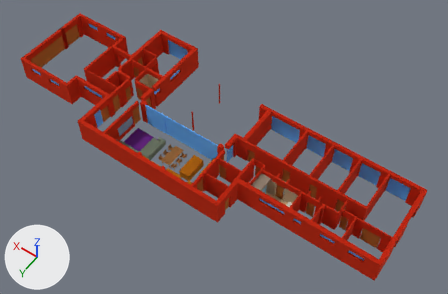
A saved change to the glTF model pr-preview/pr-82/models/ground_floor.glb.
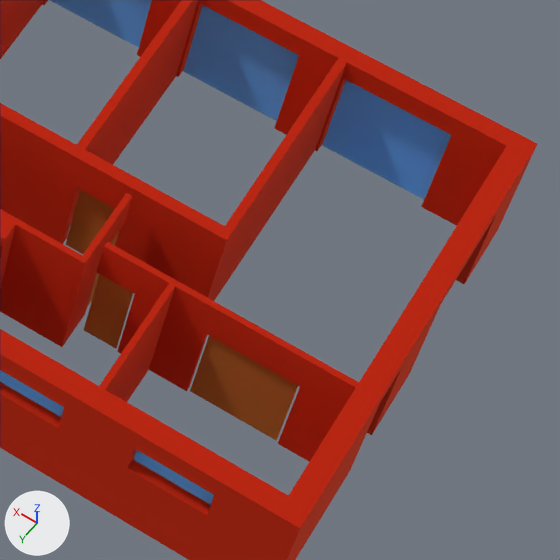
Old and new are each drawn whole from a camera (50 mm lens) standing at (-3.6, 41.4, 52.4) and looking at (20.1, 8.2, 0.3) and again close up on the part from 72% to 96% of the width and 55% to 92% of the height. Every picture has the same lights, and +X, +Y and +Z are marked at lower left. The last two pictures show the newer version. Where no turn or scale is listed for an object, it has been applied to the vertices.

The older version as bpy lines, for what is in view:
```python
me_door_007 = bpy.data.meshes.new('door.007')
me_door_007.from_pydata(...)  # a box spanning x 0.0..1.8, y 0.0..0.04, z 0.0..2.09
me_door_007.materials.append(mat_mat_2)  # orange #d28c46
me_glazing_011 = bpy.data.meshes.new('glazing.011')
me_glazing_011.from_pydata(...)  # a box spanning x 0.0..1.57, y 0.0..0.02, z 0.0..0.72
me_glazing_011.materials.append(mat_mat_1)  # blue #8cd2ff
me_masonry_039 = bpy.data.meshes.new('masonry.039')
me_masonry_039.from_pydata(...)  # a box spanning x -0.09..0.09, y 0.19..4.86, z 0.0..3.0
me_masonry_039.materials.append(mat_mat_0)  # red #e14628
ob_door_007 = bpy.data.objects.new('door.007', me_door_007)
ob_door_007.location = (1.4, 9.54, 0.0)
ob_glazing_011 = bpy.data.objects.new('glazing.011', me_glazing_011)
ob_glazing_011.location = (1.57, 12.46, 1.76)
ob_masonry_039 = bpy.data.objects.new('masonry.039', me_masonry_039)
ob_masonry_039.location = (10.04, 3.09, 0.0)
# also in view: 'masonry.029' at (3.8, 5.6, 1.5); 'door.001' at (6.3, 8.1, 1.0); 'masonry.012' at (10.6, 8.1, 1.5); 'glazing.003' at (8.8, 3.1, 1.2); 'masonry.031' at (5.7, 9.2, 1.5)
```
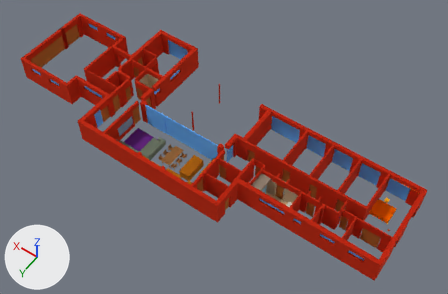
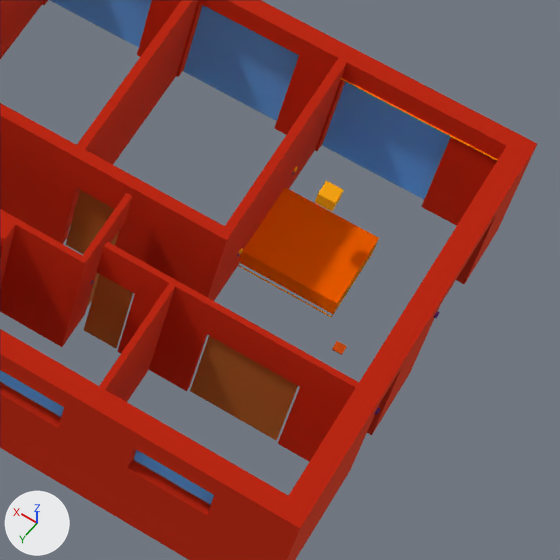
Location of each change, (x1, y1, x2, y2) in pixels of the close-ups (560 x 560 px):
'furniture', added (orange)
    after: (239, 187, 379, 314)
'light', added
    after: (315, 181, 344, 211)
'furniture.002', added
    after: (342, 78, 498, 160)
'light.006', added
    after: (238, 265, 331, 317)
'light.004', added
    after: (341, 78, 498, 161)
'outlet.001', added
    after: (332, 341, 347, 355)
'light.005', added
    after: (331, 254, 372, 317)

The change, as a diff of the scene's bpy script:
```diff
--- a/pr-preview/pr-82/models/ground_floor.glb.py
+++ b/pr-preview/pr-82/models/ground_floor.glb.py
@@ mat_mat_17 @@
+mat_mat_17 = principled_material('mat_17')
+mat_mat_17.base_color = (1.0, 0.644, 0.0212)  # yellow #ffd228
+mat_mat_17.metallic = 1.0
+mat_mat_17.roughness = 1.0
@@ mat_mat_22 @@
+mat_mat_22 = principled_material('mat_22')
+mat_mat_22.base_color = (1.0, 0.305, 0.0)  # orange #ff9600
+mat_mat_22.metallic = 1.0
+mat_mat_22.roughness = 1.0
@@ mat_mat_20 @@
+mat_mat_20 = principled_material('mat_20')
+mat_mat_20.base_color = (0.791, 0.188, 0.0212)  # orange #e67828
+mat_mat_20.metallic = 1.0
+mat_mat_20.roughness = 1.0
@@ me_light_006 @@
+me_light_006.from_pydata(...)  # a box spanning x 0.0..1.98, y 0.0..0.02, z 0.0..0.02
+me_light_006.materials.append(mat_mat_17)  # yellow #ffd228
@@ me_light_005 @@
+me_light_005.from_pydata(...)  # a box spanning x 0.0..0.02, y -1.76..0.0, z 0.0..0.02
+me_light_005.materials.append(mat_mat_17)  # yellow #ffd228
@@ me_furniture_002 @@
+me_furniture_002.from_pydata(...)  # a box spanning x 0.0..3.28, y 0.0..0.02, z 0.0..0.02
+me_furniture_002.materials.append(mat_mat_22)  # orange #ff9600
@@ me_furniture @@
+me_furniture.from_pydata(...)  # a box spanning x 0.0..2.0, y 0.0..1.8, z 0.0..0.4
+me_furniture.materials.append(mat_mat_22)  # orange #ff9600
@@ me_outlet_001 @@
+me_outlet_001.from_pydata(...)  # a box spanning x 0.0..0.199, y 0.0..0.199, z 0.0..0.034
+me_outlet_001.materials.append(mat_mat_20)  # orange #e67828
@@ me_light_004 @@
+me_light_004.from_pydata([(0.0, 0.0, 0.0), (0.0, 0.0, 0.01), (0.0, 0.01, 0.0), (0.0, 0.01, 0.01), (3.27, 0.0, 0.0), (3.27, 0.0, 0.01), (3.27, 0.01, 0.0), (3.27, 0.01, 0.01)], [], [(1, 2, 0), (1, 3, 2), (5, 4, 6), (5, 6, 7), (5, 0, 4), (5, 1, 0), (7, 6, 2), (7, 2, 3), (6, 0, 2), (6, 4, 0), (7, 3, 1), (7, 1, 5)])
+me_light_004.materials.append(mat_mat_17)  # yellow #ffd228
@@ me_light @@
+me_light.from_pydata(...)  # a box spanning x 0.0..0.359, y 0.0..0.359, z 0.0..0.299
+me_light.materials.append(mat_mat_17)  # yellow #ffd228
@@ ob_light_006 @@
+ob_light_006 = bpy.data.objects.new('light.006', me_light_006)
+ob_light_006.location = (1.77, 6.58, 0.02)
@@ ob_light_005 @@
+ob_light_005 = bpy.data.objects.new('light.005', me_light_005)
+ob_light_005.location = (1.75, 6.58, 0.02)
@@ ob_furniture_002 @@
+ob_furniture_002 = bpy.data.objects.new('furniture.002', me_furniture_002)
+ob_furniture_002.location = (0.47, 3.28, 2.48)
@@ ob_furniture @@
+ob_furniture = bpy.data.objects.new('furniture', me_furniture)
+ob_furniture.location = (1.75, 4.8, 0.15)
@@ ob_outlet_001 @@
+ob_outlet_001 = bpy.data.objects.new('outlet.001', me_outlet_001)
+ob_outlet_001.location = (1.0, 8.63, 2.47)
@@ ob_light_004 @@
+ob_light_004 = bpy.data.objects.new('light.004', me_light_004)
+ob_light_004.location = (0.48, 3.3, 2.49)
@@ ob_light @@
+ob_light = bpy.data.objects.new('light', me_light)
+ob_light.location = (2.57, 5.52, 2.1)
```
